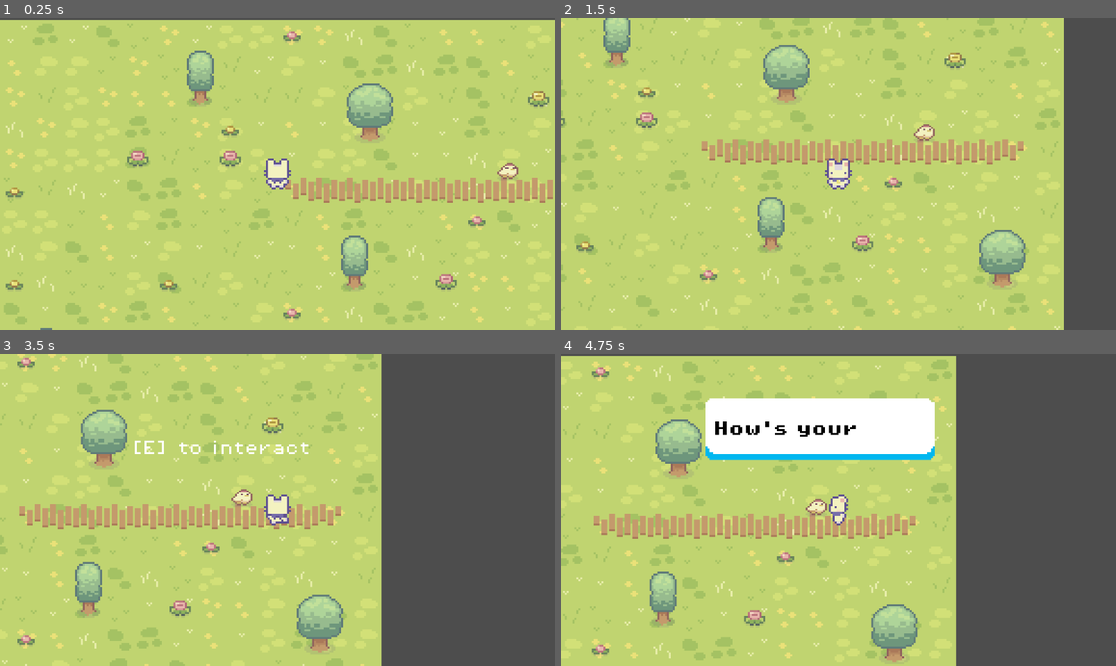
Above: before the commit, frames 1-4 (two rows, left to right).
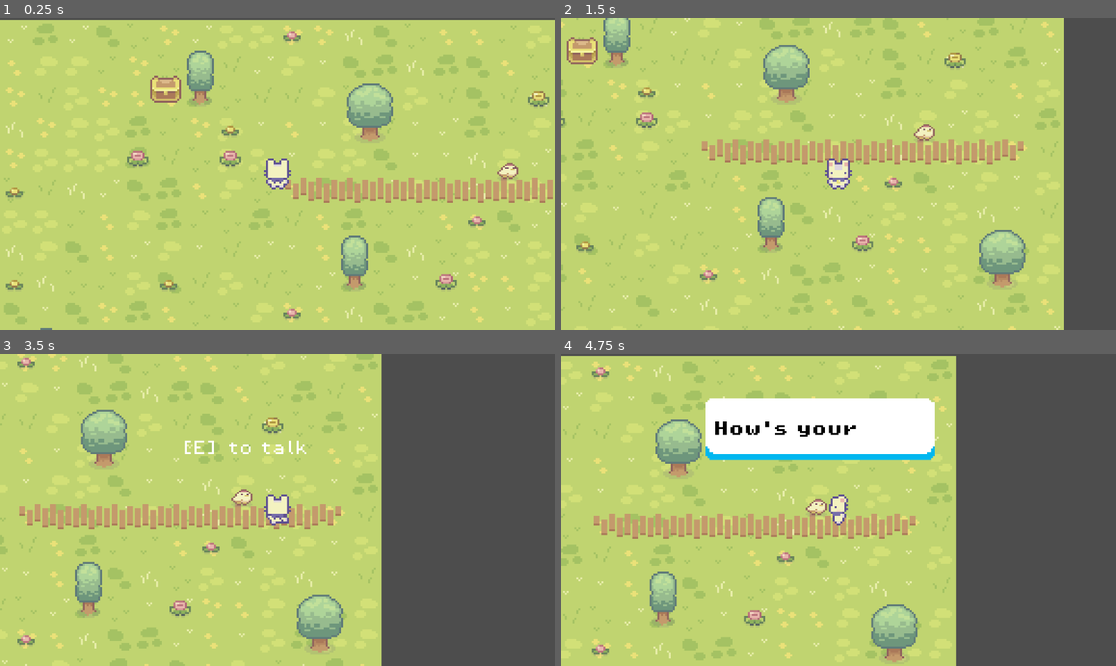
Above: after the commit, the same moments.

Repository: micw1417/CTG
Game: Godot game, scene res://main/game.tscn
The game is run twice, just before and just after one commit, with the same random seed, the same clock (stepped at 60 frames per second) and the same inputs.
Inputs:
- Up to frame 1 (0.25 s): no input
- Up to frame 2 (1.5 s): tap Enter at 0.5 s; hold D (right) 0.53-1.28 s; hold E (advance_dialog) 0.53-1.28 s; hold S (down) from 1.28 s (still down); tap E (advance_dialog) at 1.35 s
- Up to frame 3 (3.5 s): release S (down) at 2.03 s; hold D (right) 2.03-2.78 s; hold E (advance_dialog) 2.03-2.78 s; hold W (up) from 2.78 s (still down); tap E (advance_dialog) at 2.85 s
- Up to frame 4 (4.75 s): release W (up) at 3.53 s; hold E (advance_dialog) 3.53-4.28 s; hold A (left) from 3.53 s (still down); tap E (advance_dialog) at 4.35 s

The runs differ from the first frame. In frame 1, 0.4% of the frame differs, in the area x 27-33%, y 18-28%; in frame 2, 0.4%; in frame 3, 0.5%, in the area x 24-56%, y 27-33%; in frame 4, nothing differs.

Commit message:
tiny bit of progress, did chest if needed, was working on making a door.

Diff:
--- /dev/null
+++ b/chest/chest.gd
@@ -0,0 +1,18 @@
+extends RigidBody2D
+
+
+@onready var sprite: AnimatedSprite2D = $Sprite
+@onready var interaction_area: InteractionArea = $InteractionArea
+
+var interacted_with = false
+
+func _ready() -> void:
+	interaction_area.interact = Callable(self, "_on_interact")
+	print(global_position)
+
+func _on_interact():
+	if interacted_with:
+		return
+	sprite.play("horizontal")
+	interaction_area.queue_free()
+	interacted_with = true
--- /dev/null
+++ b/chest/chest.tscn
@@ -0,0 +1,112 @@
+[gd_scene load_steps=17 format=3 uid="uid://bcd0tj1gmiwrs"]
+
+[ext_resource type="Texture2D" uid="uid://c772qc0ufakh6" path="res://assets/Sprout Lands - Sprites - Basic pack/Objects/Chest.png" id="1_0wlib"]
+[ext_resource type="Script" path="res://chest/chest.gd" id="1_p25e0"]
+[ext_resource type="PackedScene" uid="uid://b0xw5fdjot6a3" path="res://interaction/interaction area/interaction_area.tscn" id="2_ogj0n"]
+
+[sub_resource type="AtlasTexture" id="AtlasTexture_po71l"]
+atlas = ExtResource("1_0wlib")
+region = Rect2(0, 0, 48, 48)
+
+[sub_resource type="AtlasTexture" id="AtlasTexture_e6plu"]
+atlas = ExtResource("1_0wlib")
+region = Rect2(48, 0, 48, 48)
+
+[sub_resource type="AtlasTexture" id="AtlasTexture_u6r4e"]
+atlas = ExtResource("1_0wlib")
+region = Rect2(96, 0, 48, 48)
+
+[sub_resource type="AtlasTexture" id="AtlasTexture_mmlyw"]
+atlas = ExtResource("1_0wlib")
+region = Rect2(144, 0, 48, 48)
+
+[sub_resource type="AtlasTexture" id="AtlasTexture_x4jik"]
+atlas = ExtResource("1_0wlib")
+region = Rect2(192, 0, 48, 48)
+
+[sub_resource type="AtlasTexture" id="AtlasTexture_bv8ci"]
+atlas = ExtResource("1_0wlib")
+region = Rect2(0, 48, 48, 48)
+
+[sub_resource type="AtlasTexture" id="AtlasTexture_75fu3"]
+atlas = ExtResource("1_0wlib")
+region = Rect2(48, 48, 48, 48)
+
+[sub_resource type="AtlasTexture" id="AtlasTexture_gwxwt"]
+atlas = ExtResource("1_0wlib")
+region = Rect2(96, 48, 48, 48)
+
+[sub_resource type="AtlasTexture" id="AtlasTexture_d1csp"]
+atlas = ExtResource("1_0wlib")
+region = Rect2(144, 48, 48, 48)
+
+[sub_resource type="AtlasTexture" id="AtlasTexture_qvd8k"]
+atlas = ExtResource("1_0wlib")
+region = Rect2(192, 48, 48, 48)
+
+[sub_resource type="SpriteFrames" id="SpriteFrames_8q62e"]
+animations = [{
+"frames": [{
+"duration": 1.0,
+"texture": SubResource("AtlasTexture_po71l")
+}, {
+"duration": 1.0,
+"texture": SubResource("AtlasTexture_e6plu")
+}, {
+"duration": 1.0,
+"texture": SubResource("AtlasTexture_u6r4e")
+}, {
+"duration": 1.0,
+"texture": SubResource("AtlasTexture_mmlyw")
+}, {
+"duration": 1.0,
+"texture": SubResource("AtlasTexture_x4jik")
+}],
+"loop": false,
+"name": &"horizontal",
+"speed": 5.0
+}, {
+"frames": [{
+"duration": 1.0,
+"texture": SubResource("AtlasTexture_bv8ci")
+}, {
+"duration": 1.0,
+"texture": SubResource("AtlasTexture_75fu3")
+}, {
+"duration": 1.0,
+"texture": SubResource("AtlasTexture_gwxwt")
+}, {
+"duration": 1.0,
+"texture": SubResource("AtlasTexture_d1csp")
+}, {
+"duration": 1.0,
+"texture": SubResource("AtlasTexture_qvd8k")
+}],
+"loop": false,
+"name": &"vertical",
+"speed": 5.0
+}]
+
+[sub_resource type="RectangleShape2D" id="RectangleShape2D_rnoeu"]
+size = Vector2(16, 14)
+
+[sub_resource type="CircleShape2D" id="CircleShape2D_8p206"]
+radius = 18.0
+
+[node name="Chest" type="RigidBody2D"]
+gravity_scale = 0.0
+script = ExtResource("1_p25e0")
+
+[node name="Sprite" type="AnimatedSprite2D" parent="."]
+sprite_frames = SubResource("SpriteFrames_8q62e")
+animation = &"horizontal"
+
+[node name="Shape" type="CollisionShape2D" parent="."]
+position = Vector2(0, 1)
+shape = SubResource("RectangleShape2D_rnoeu")
+
+[node name="InteractionArea" parent="." instance=ExtResource("2_ogj0n")]
+action_name = "open"
+
+[node name="CollisionShape2D" type="CollisionShape2D" parent="InteractionArea"]
+shape = SubResource("CircleShape2D_8p206")
--- /dev/null
+++ b/door/Door.tscn
@@ -0,0 +1,3 @@
+[gd_scene format=3 uid="uid://h28nphwcdau1"]
+
+[node name="Door" type="RigidBody2D"]
--- a/interaction/interaction area/interaction_area.gd
+++ b/interaction/interaction area/interaction_area.gd
@@ -7,10 +7,11 @@
 	pass
 
 
+
 func _on_body_entered(body: Node2D) -> void:
 	InteractionManager.register_area(self)
-	print("ENTERED")
-
+	print("ENTER")
 
 func _on_body_exited(body: Node2D) -> void:
 	InteractionManager.unregister_area(self)
+	print("EXIT")
--- a/interaction/interaction_manager.gd
+++ b/interaction/interaction_manager.gd
@@ -22,7 +22,8 @@
 		label.text = base_text + active_areas[0].action_name
 		label.global_position = active_areas[0].global_position
 		label.global_position.y -= 36
-		label.global_position.x = label.size.x / 2
+		label.global_position.x -= label.size.x / 2
+
 		label.show()
 	else:
 		label.hide()
@@ -34,6 +35,7 @@
 
 func _input(event: InputEvent) -> void:
 	if event.is_action_pressed("interact") && can_interact:
+		print(label.text, + label.global_position)
 		if active_areas.size() > 0:
 			can_interact = false
 
--- a/main/game.tscn
+++ b/main/game.tscn
@@ -1,10 +1,11 @@
-[gd_scene load_steps=11 format=4 uid="uid://bs3m2epdas81e"]
+[gd_scene load_steps=12 format=4 uid="uid://bs3m2epdas81e"]
 
 [ext_resource type="Texture2D" uid="uid://b1uth6ikyggcg" path="res://assets/Sprout Lands - Sprites - Basic pack/Tilesets/Grass.png" id="1_oq5tf"]
 [ext_resource type="Texture2D" uid="uid://c8h44650gie1g" path="res://assets/Sprout Lands - Sprites - Basic pack/Objects/Basic_Grass_Biom_things.png" id="2_x1g6k"]
 [ext_resource type="Texture2D" uid="uid://blnlp7u0a1wge" path="res://assets/Sprout Lands - Sprites - Basic pack/Objects/Paths.png" id="3_h8ary"]
 [ext_resource type="PackedScene" uid="uid://d7l6pya50rhj" path="res://player/dude.tscn" id="4_py6t6"]
 [ext_resource type="PackedScene" uid="uid://c87qerwkidv2y" path="res://npc/npc.tscn" id="5_53yh6"]
+[ext_resource type="PackedScene" uid="uid://bcd0tj1gmiwrs" path="res://chest/chest.tscn" id="6_ngvjv"]
 
 [sub_resource type="TileSetAtlasSource" id="TileSetAtlasSource_fxrlj"]
 texture = ExtResource("1_oq5tf")
@@ -197,3 +198,6 @@
 theme_override_font_sizes/font_size = 8
 text = "Current Objective: Talk to Chicken!"
 metadata/_edit_use_anchors_ = true
+
+[node name="Chest" parent="." instance=ExtResource("6_ngvjv")]
+position = Vector2(-58, -45)
--- a/npc/npc.gd
+++ b/npc/npc.gd
@@ -13,7 +13,6 @@
 func _ready() -> void:
 	interaction_area.interact = Callable(self, "_on_interact")
 	sprite.play("idle")
-
 func _on_interact():
 	DialogManager.start_dialog(global_position, lines)
 	await DialogManager.dialog_finished
--- a/npc/npc.tscn
+++ b/npc/npc.tscn
@@ -47,6 +47,7 @@
 frame_progress = 0.683614
 
 [node name="InteractionArea" parent="." instance=ExtResource("3_s42wx")]
+action_name = "talk"
 
 [node name="CollisionShape2D" type="CollisionShape2D" parent="InteractionArea"]
 shape = SubResource("CircleShape2D_2no48")
Not shown, added: chest/cheA73B.tmp
